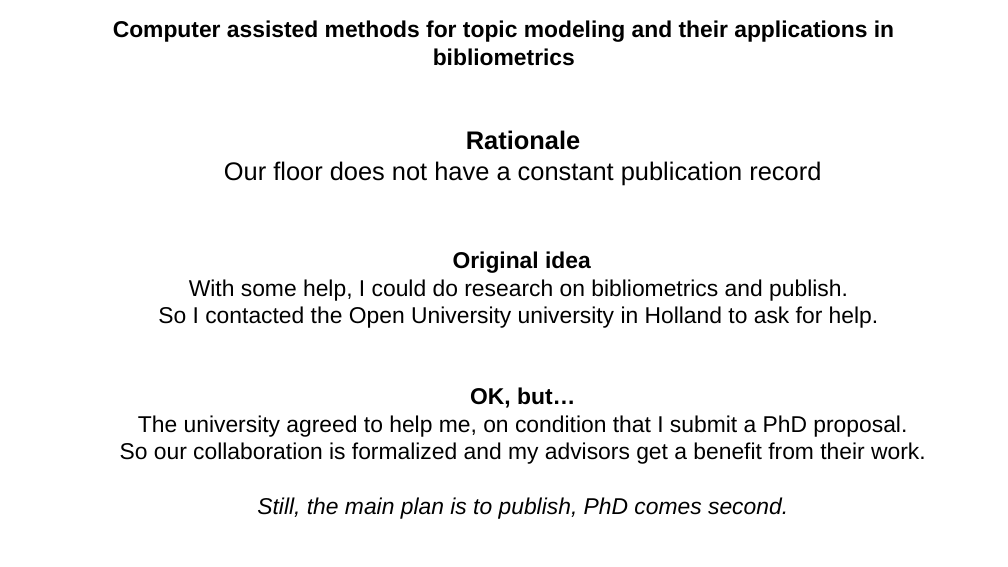
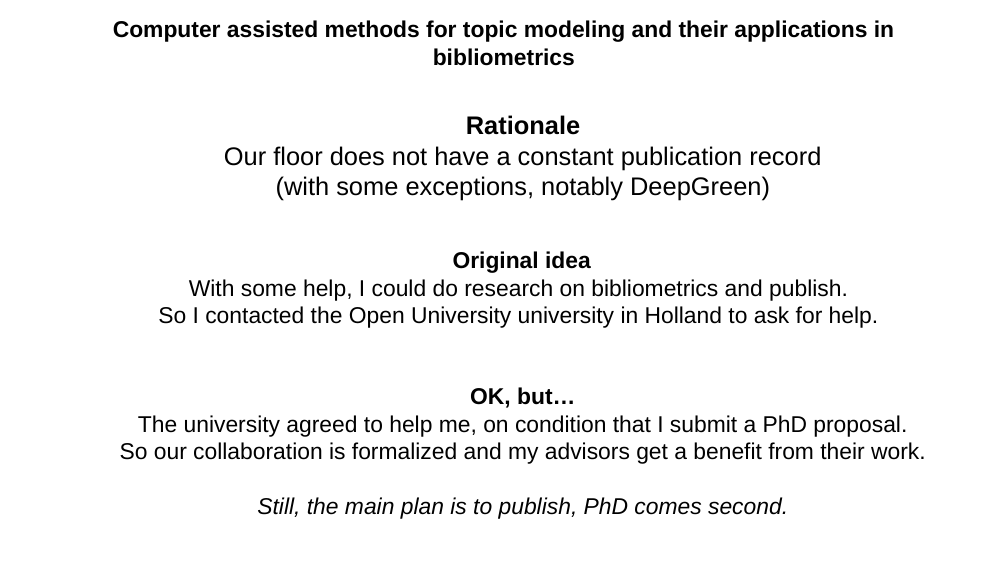
Before and after one commit to aot29/topic_network_graphs, a slide deck: slide 1 of v2/paper/Internal_presentation.odp. Drawn at 1008x567 pixels with LibreOffice and Linux fonts; fonts in the diff are those of the drawing. Boxes give left, top, right and bottom in pixels: in the first picture for what was removed or moved away, otherwise in the second. Text is boxed around its words. In the diff, an @@ line names an element or a change of style, - is before the commit and + after.

Commit message:
Updated presentation

```diff
--- a/v2/paper/Internal_presentation.odp
+++ b/v2/paper/Internal_presentation.odp
@@ subtitle at (x1=224, y1=115, x2=821, y2=201): text changed @@
-Rationale
-Our floor does not have a constant publication record
+Rationale
+Our floor does not have a constant publication record
+(with some exceptions, notably DeepGreen)
```
Also in this commit, not shown: 1 other slide changed, 1 slide added, 2 other files.
